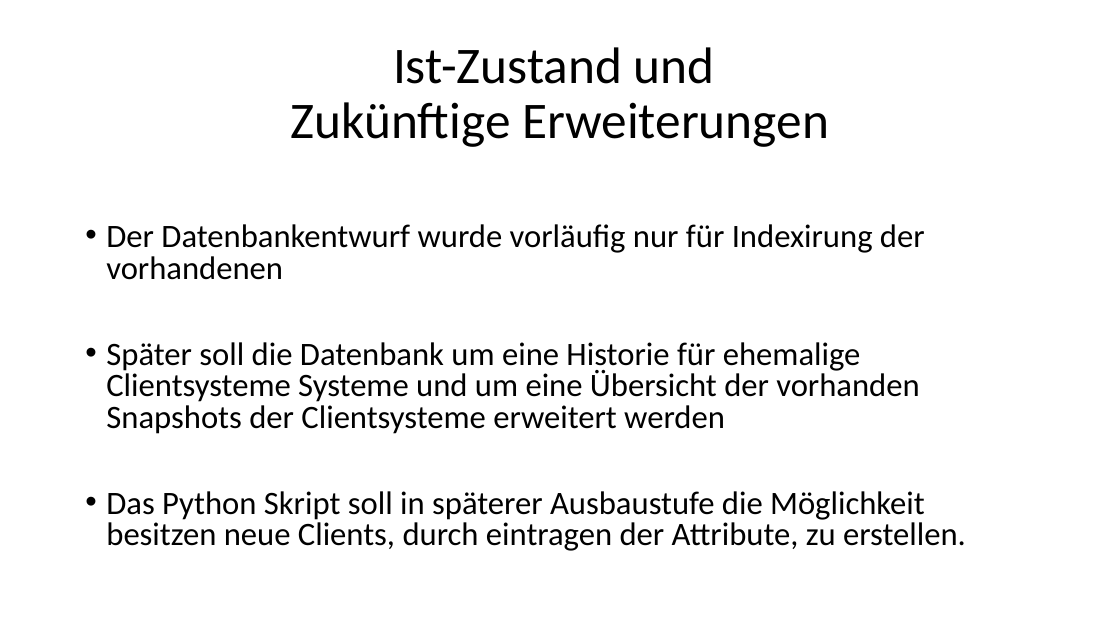
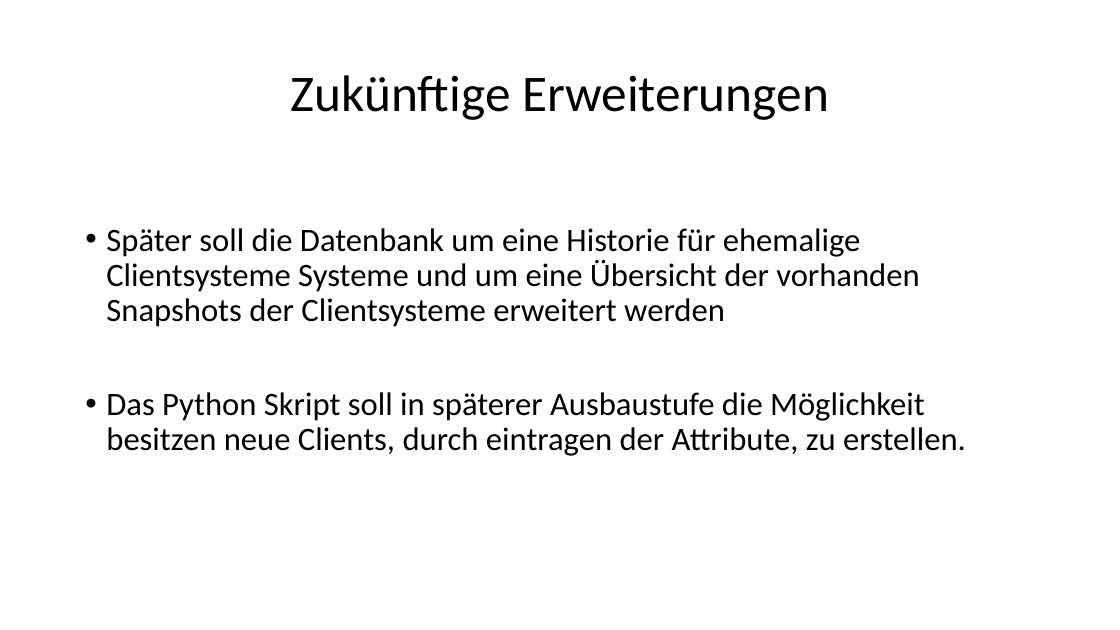
Before and after one commit to JustnowX/SQL-Python-Projekt, a slide deck: slide 6 of projekt/Präsentation1.pptx (slide 5 before the commit). Drawn at 1120x630 pixels with LibreOffice and Linux fonts; fonts in the diff are those of the drawing. Boxes give left, top, right and bottom in pixels: in the first picture for what was removed or moved away, otherwise in the second. Text is boxed around its words. In the diff, an @@ line names an element or a change of style, - is before the commit and + after.

```diff
--- a/projekt/Präsentation1.pptx
+++ b/projekt/Präsentation1.pptx
@@ title at bbox=[290, 75, 829, 120]: text changed @@
-Ist-Zustand und
-Zukünftige Erweiterungen
+Zukünftige Erweiterungen
@@ text "Später soll die Datenbank um ..." at bbox=[106, 228, 966, 456]: line spacing 0.8 to 0.9 @@
@@ text at bbox=[106, 224, 925, 280]: paragraph removed @@
-• Der Datenbankentwurf wurde vorläufig nur für Indexirung der vorhandenen
```
Also in this commit, not shown: 1 other slide changed, 1 slide added, 2 other files.
